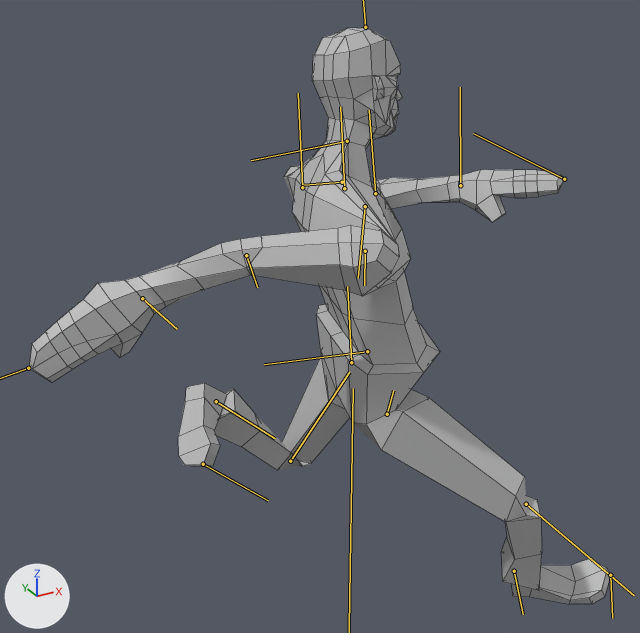
The FBX model Assets/Meshes/Character.fbx, before and after one commit.
Before and after are seen from a 50 mm camera at (-0.0284, -0.0469, 0.0532) aimed at (-0.0018, 0.0015, 0.029). Every picture has the same lights, and +X, +Y and +Z are marked at lower left. Both versions are drawn at frame 111 of the action 'Take 001'; the numbers are the values there. The bones that bend it are drawn over the model as lines. Mesh edges are drawn as thin lines.

In view in the first picture: 'character'.
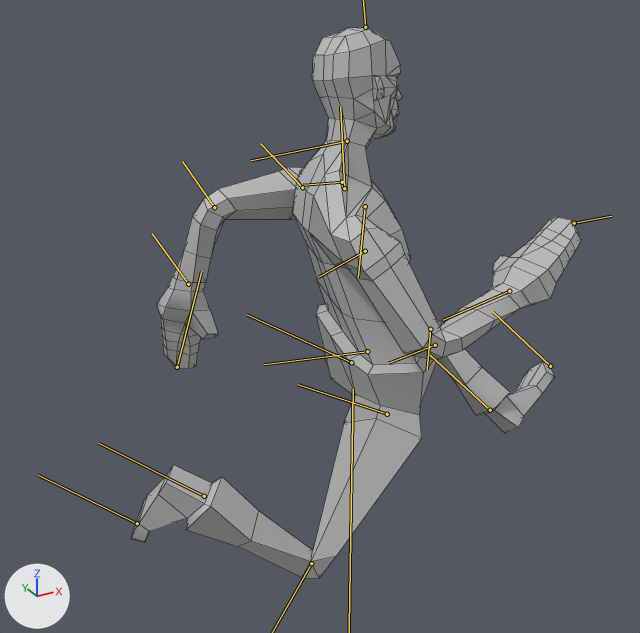
Location of each change, [x1, y1, x2, y2] in pixels of the pictures (640 x 633 px):
'character', posed (23% narrower)
    before: [29, 27, 611, 604]
    after: [131, 27, 581, 578]
bone 'R_upperarm', root to tip
    before: (365, 251) to (364, 285)
    after: (365, 251) to (318, 277)
bone 'R_elbow', root to tip
    before: (246, 255) to (257, 287)
    after: (435, 345) to (388, 363)
bone 'L_upperarm', root to tip
    before: (302, 187) to (298, 93)
    after: (302, 187) to (260, 143)
bone 'L_elbow', root to tip
    before: (375, 193) to (369, 110)
    after: (214, 207) to (182, 161)
bone 'R_upperleg', root to tip
    before: (387, 414) to (393, 390)
    after: (387, 414) to (298, 384)
bone 'L_upperleg', root to tip
    before: (351, 362) to (347, 286)
    after: (351, 362) to (246, 314)
bone 'L_shin', root to tip
    before: (290, 461) to (349, 372)
    after: (430, 329) to (427, 369)

The change in detail:
Bone 'R_upperarm' (bone_r_upperarm) turns from (-99, 75, -88) to (12, -37, -4) degrees about its own x, y and z.
Bone 'R_elbow' (bone_r_elbow) turns from (0, -2, 0) to (-1, -64, 3) degrees about its own x, y and z.
Bone 'L_upperarm' (bone_l_upperarm) turns from (15, -74, 22) to (-64, 75, -76) degrees about its own x, y and z.
Bone 'L_elbow' (bone_l_elbow) turns from (0, -23, 1) to (-1, -52, 2) degrees about its own x, y and z.
Bone 'R_upperleg' (bone_r_upperleg) turns from (-37, -52, 50) to (22, 30, 22) degrees about its own x, y and z.
Bone 'R_shin' (bone_r_shin) turns from (-8, -34, 55) to (-16, -64, 105) degrees about its own x, y and z.
Bone 'L_upperleg' (bone_l_upperleg) turns from (16, 16, 12) to (-87, -56, 89) degrees about its own x, y and z.
Bone 'L_shin' (bone_l_shin) turns from (-33, -52, 152) to (-9, -37, 61) degrees about its own x, y and z.
